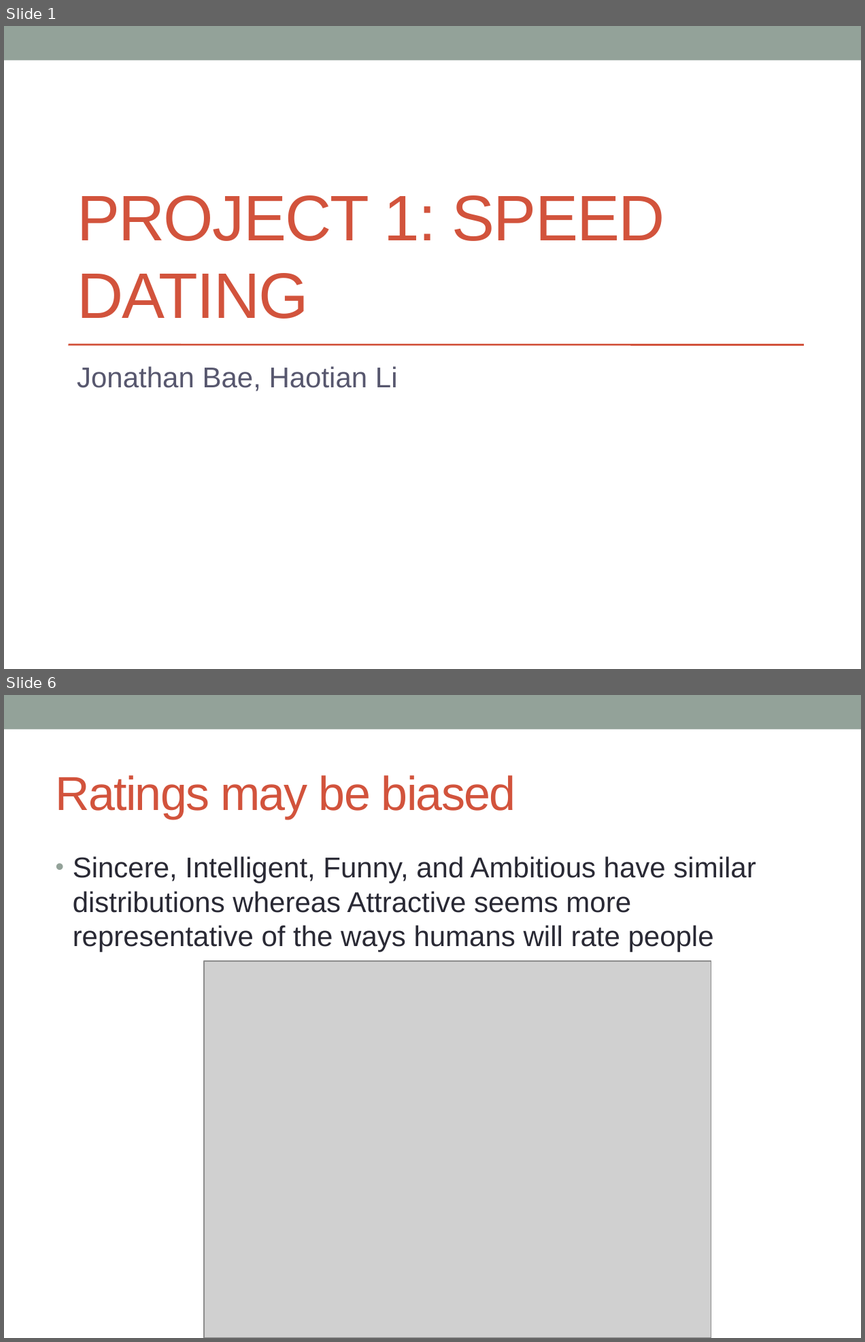
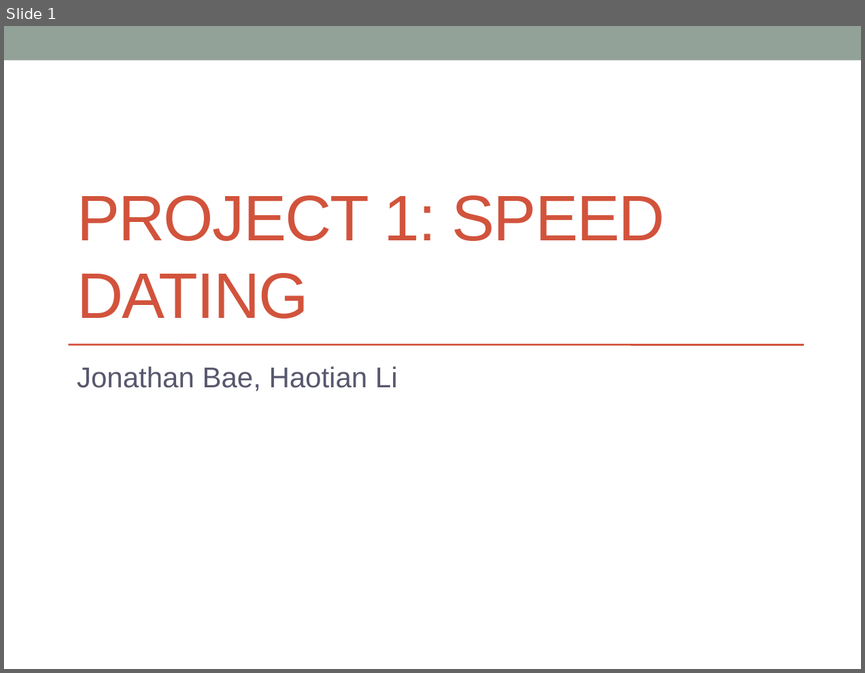
Before and after one commit to jonathanbae/4559Project1, a slide deck: baej.lih.project-1 Presentation.pptx. Shown one above the other, each under a label of ours: slides 1 and 6 before the commit, slide 1 after it; the slides between them are not shown. The pictures are 865x1342 and 865x673 pixels, drawn with LibreOffice and Linux fonts; fonts in the diff are those of the drawing; grey boxes stand for pictures. Boxes give left, top, right and bottom in pixels: in the first picture for what was removed or moved away, otherwise in the second. Text is boxed around its words. In the diff, an @@ line names an element or a change of style, - is before the commit and + after.

```diff
--- a/baej.lih.project-1 Presentation.pptx
+++ b/baej.lih.project-1 Presentation.pptx
@@ slide 6 removed at (4,695,861,1338), background #FFFFFF; not listed: 1 template element that a slide beside it also shows @@
@@ title removed at (56,775,515,819) @@
-Ratings may be biased
@@ text removed at (73,856,755,952) @@
-• Sincere, Intelligent, Funny, and Ambitious have similar distributions whereas Attractive seems more representative of the ways humans will rate people
@@ picture removed at (204,961,711,1338) @@
```
Also in this commit, not shown: 4 slides changed, 3 slides added, 6 other slides removed, 1 other file.
